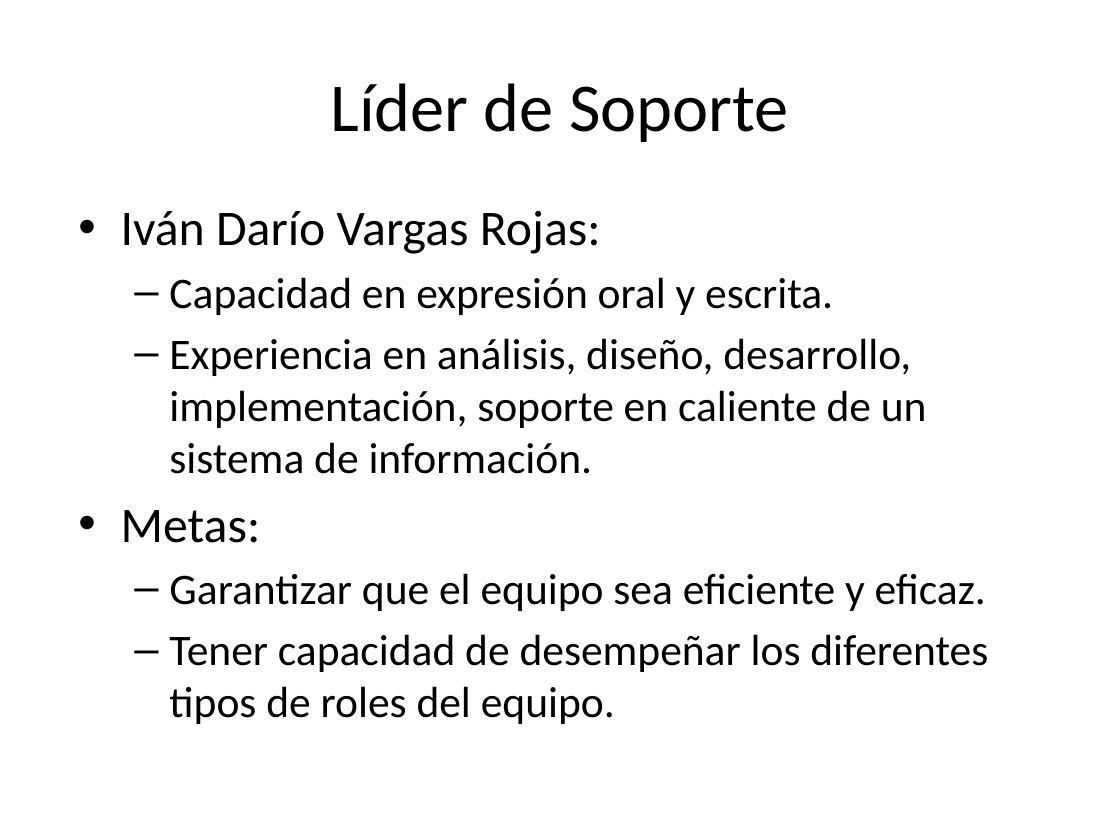
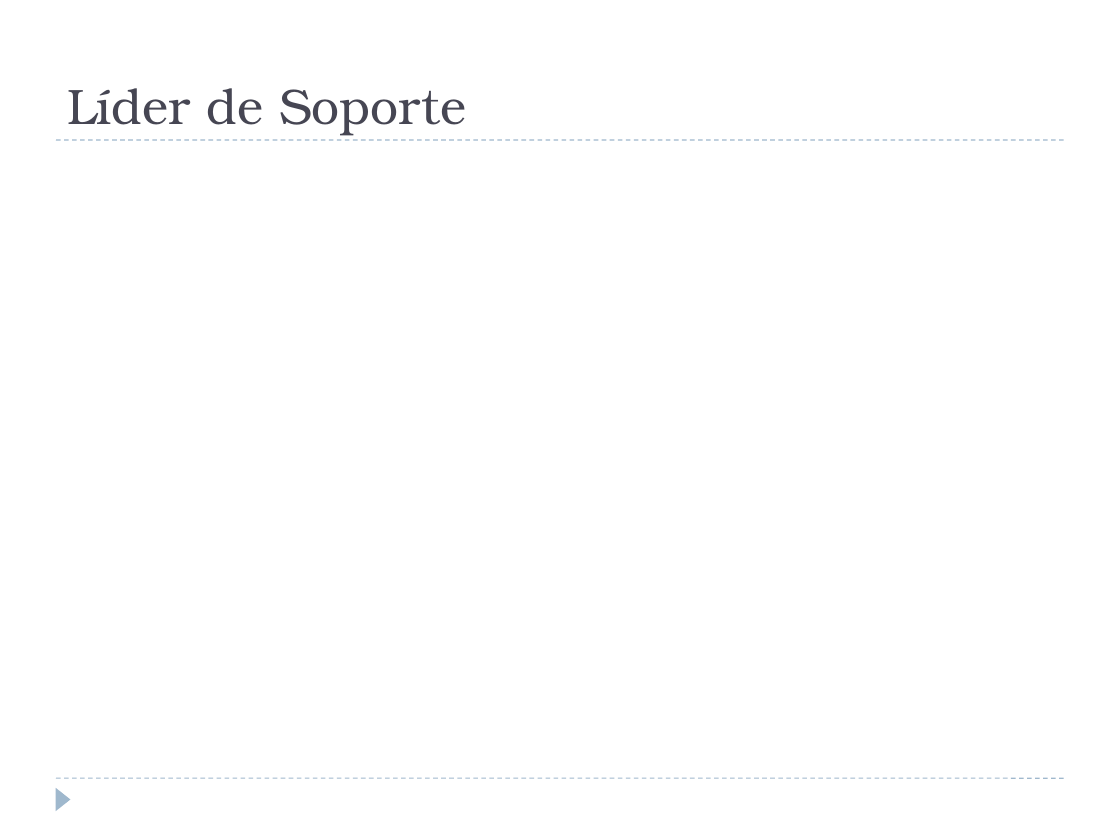
Before and after one commit to heberjp/proyecto-tsp-sistema-comidas-rapidas, a slide deck: slide 17 of 1 - Planeacion/2 - Estrategia/Vison General TCP.pptx (slide 15 before the commit). Drawn at 1120x840 pixels with LibreOffice and Linux fonts; fonts in the diff are those of the drawing. Boxes give left, top, right and bottom in pixels: in the first picture for what was removed or moved away, otherwise in the second. Text is boxed around its words. In the diff, an @@ line names an element or a change of style, - is before the commit and + after.

```diff
--- a/1 - Planeacion/2 - Estrategia/Vison General TCP.pptx
+++ b/1 - Planeacion/2 - Estrategia/Vison General TCP.pptx
@@ title "Líder de Soporte": place and size @@
-title "Líder de Soporte" at [330,83,789,142]
+title "Líder de Soporte" at [67,88,466,136]
@@ title "Líder de Soporte" at [67,88,466,136]: size 44 to 32 pt, font Calibri to TeX Gyre Bonum, text colour #000000 to #464653; alignment centre to left; vertical alignment middle to bottom @@
@@ line added from (56, 140) to (1064, 140), #9FB8CD 0.75 pt dashed @@
@@ text removed at [121,211,988,724] @@
-• Iván Darío Vargas Rojas:
-  – Capacidad en expresión oral y escrita.
-  – Experiencia en análisis, diseño, desarrollo, implementación, soporte en caliente de un sistema de información.
-• Metas:
-  – Garantizar que el equipo sea eficiente y eficaz.
-  – Tener capacidad de desempeñar los diferentes tipos de roles del equipo.
@@ line added from (56, 778) to (1064, 778), #9FB8CD 0.75 pt dashed @@
@@ triangle added at [56,787,71,811], fill #9FB8CD @@
```
Also in this commit, not shown: 10 other slides changed, 9 slides added, 7 slides removed.
